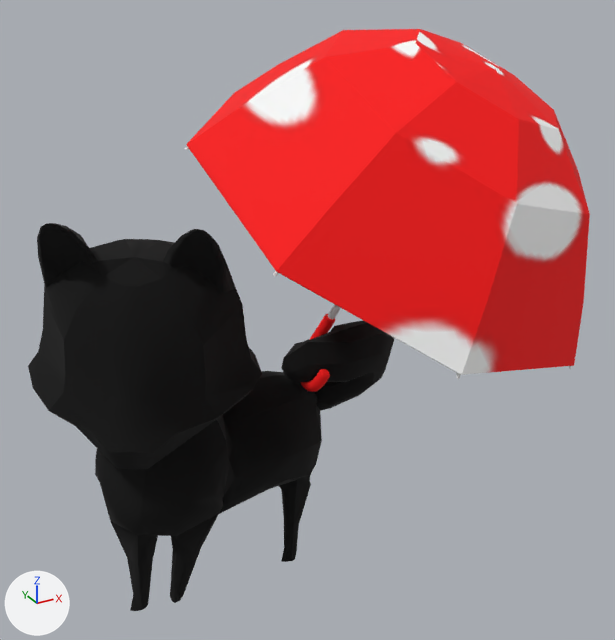
Renders of the OBJ model ChiBaApp/app/src/main/assets/models/umbrella/umbrella_Frame22.obj from each side of a commit.
Both versions are drawn from a 50 mm camera at (-5.36, -12.87, 11.59) aimed at (1.19, -0.96, 5.63). The lights are fixed; the arrows at lower left show +X, +Y and +Z. Where no turn or scale is listed for an object, it has been applied to the vertices.

The first picture shows 'umbrella_Frame22'.
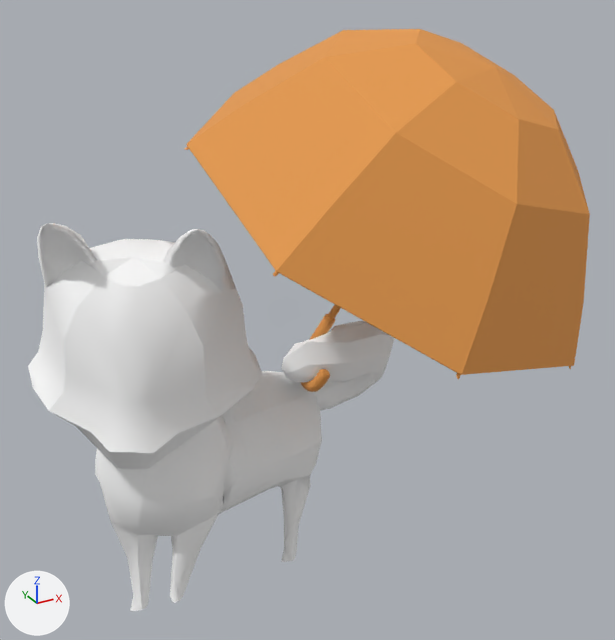
The change, as JSON lines over the scene's bpy script:
```json
{"op": "add", "block": "img_chiba_jpg", "code": ["img_chiba_jpg = load_image('chiba.jpg', 'chiba.jpg', 2048, 2048, 'sRGB')"]}
{"op": "set", "path": "mat_newrigging_lambert2sg.base_color", "old": "(0.0, 0.0, 0.0)", "new": "(1.0, 1.0, 1.0)", "note": "black #000000 -> white #ffffff"}
{"op": "set", "path": "mat_regenschirm_phong3sg.texture", "old": "img_chibaalltextures_jpg", "new": "img_chiba_jpg"}
```

Where the change shows, as pixel boxes (x1, y1, x2, y2) in the pictures (615 x 640 px):
```json
{"object": "umbrella_Frame22", "change": "recoloured, surface changed", "before": [28, 29, 590, 611], "after": [28, 29, 590, 611]}
```
